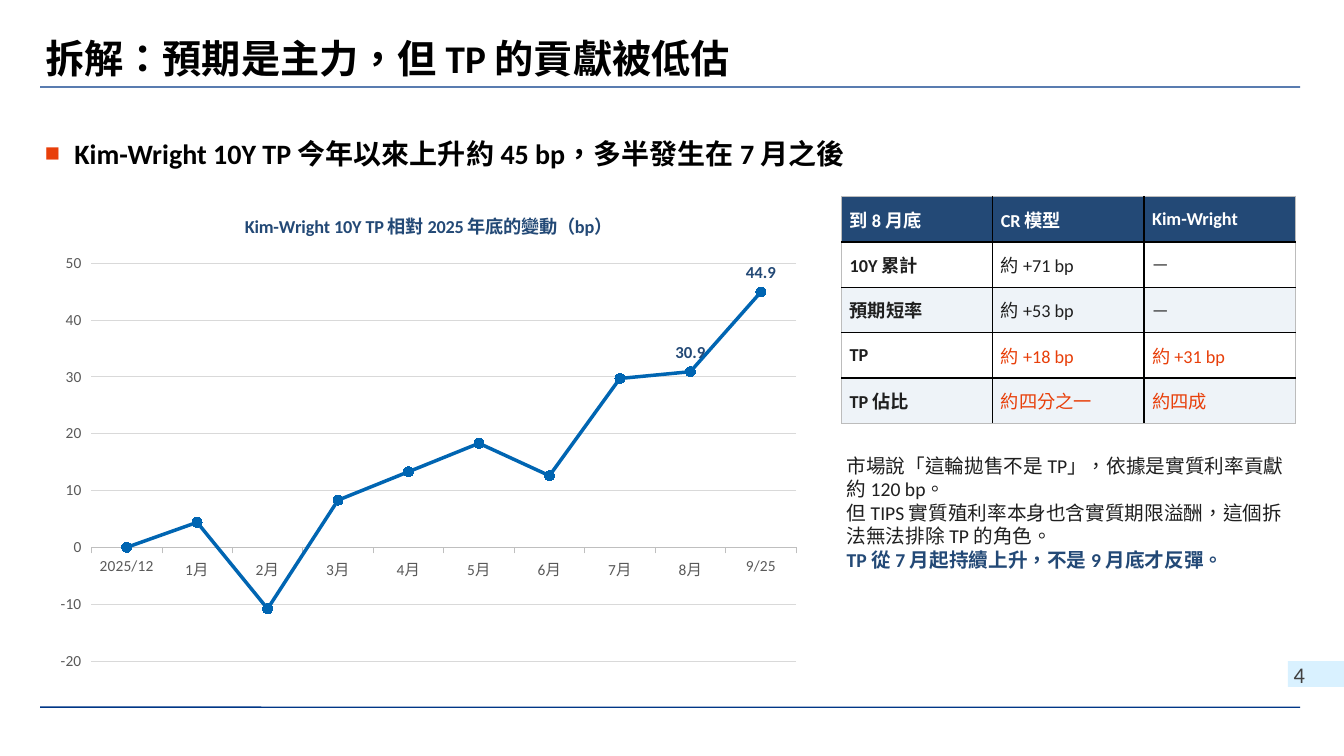
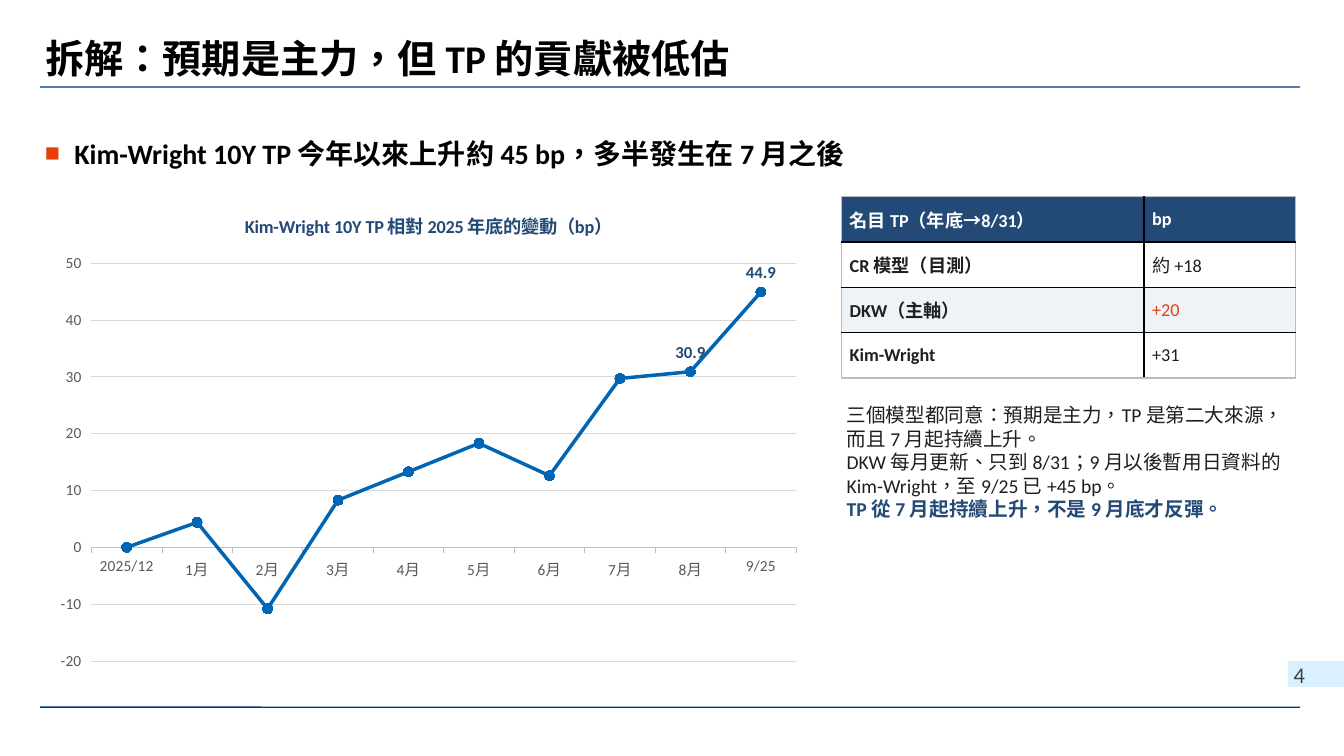
Before and after one commit to wlinoxox/US-Bond-Vol, a slide deck: slide 4 of slides/2026-10-03_us-treasury-vol-regime-change.pptx. Drawn at 1344x756 pixels with LibreOffice and Linux fonts; fonts in the diff are those of the drawing; background and template pictures are left out. Boxes give left, top, right and bottom in pixels: in the first picture for what was removed or moved away, otherwise in the second. Text is boxed around its words. In the diff, an @@ line names an element or a change of style, - is before the commit and + after.

```diff
--- a/slides/2026-10-03_us-treasury-vol-regime-change.pptx
+++ b/slides/2026-10-03_us-treasury-vol-regime-change.pptx
@@ table at (x1=842, y1=197, x2=1296, y2=378) @@
-到 8 月底 | CR 模型 | Kim-Wright
-10Y 累計 | 約 +71 bp | —
-預期短率 | 約 +53 bp | —
-TP | 約 +18 bp | 約 +31 bp
-TP 佔比 | 約四分之一 | 約四成
+名目 TP（年底→8/31） | bp
+CR 模型（目測） | 約 +18
+DKW（主軸） | +20
+Kim-Wright | +31
@@ text "三個模型都同意：預期是主力，TP 是第二大來源，而且 7 月起持續上升。" moved from (x1=847, y1=456, x2=1284, y2=569) to (x1=847, y1=405, x2=1283, y2=518) @@
@@ text at (x1=847, y1=405, x2=1283, y2=497): text changed @@
-市場說「這輪拋售不是 TP」，依據是實質利率貢獻約 120 bp。
-但 TIPS 實質殖利率本身也含實質期限溢酬，這個拆法無法排除 TP 的角色。
+三個模型都同意：預期是主力，TP 是第二大來源，而且 7 月起持續上升。
+DKW 每月更新、只到 8/31；9 月以後暫用日資料的 Kim-Wright，至 9/25 已 +45 bp。
```
Also in this commit, not shown: 3 other slides changed, 1 slide added, 1 other file.
